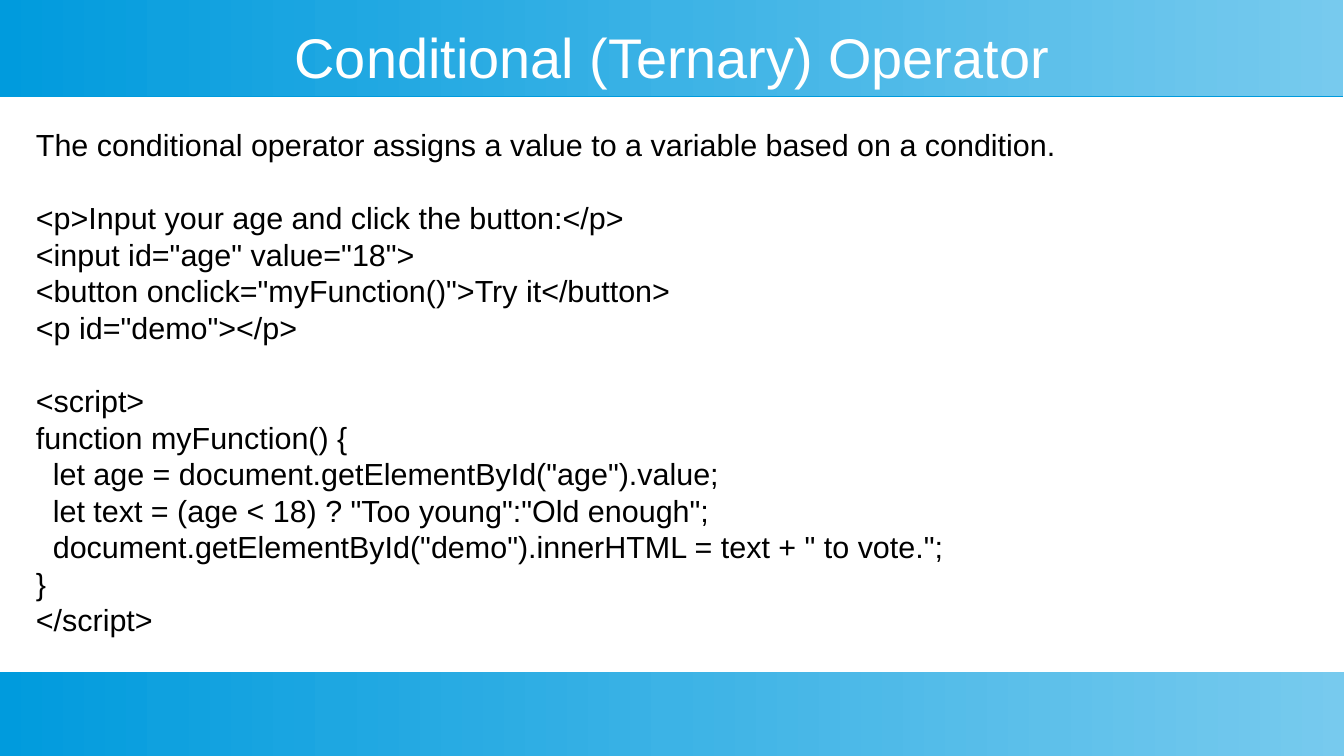
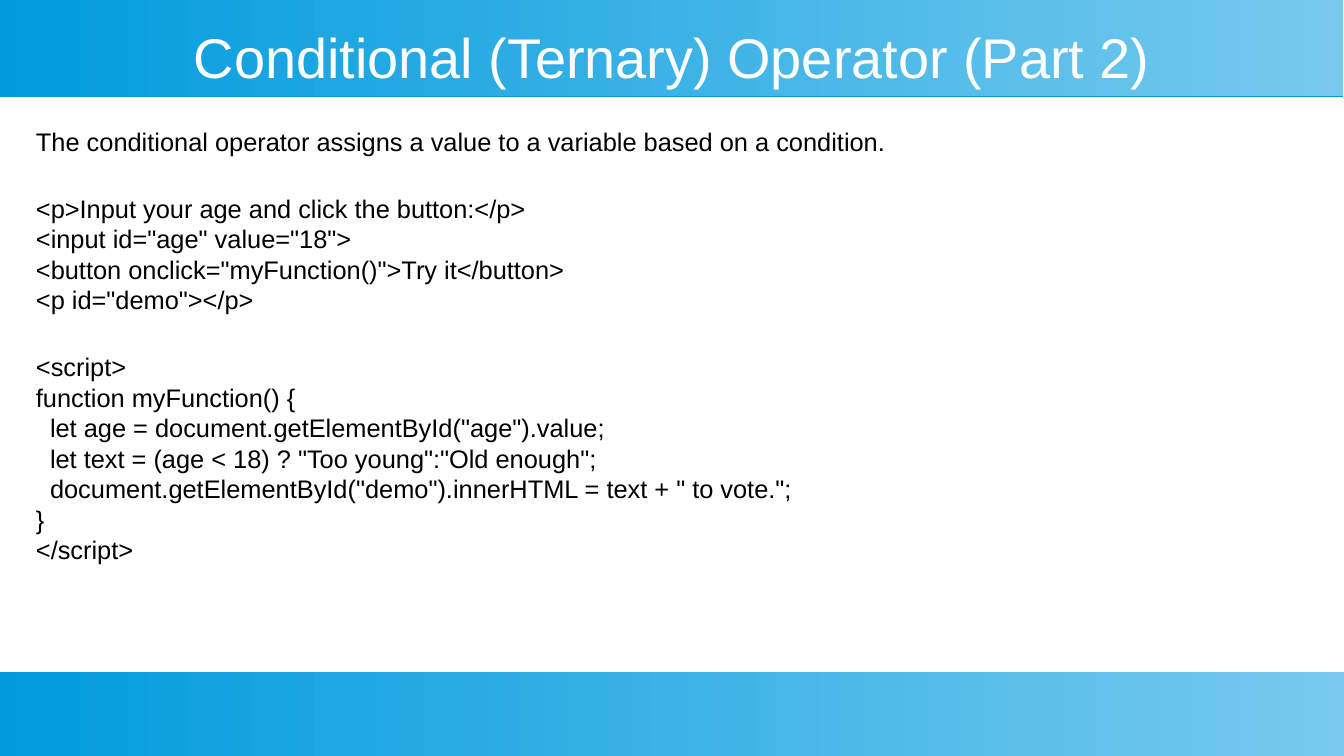
Before and after one commit to ashishjain1547/public_lessons_in_javascript, a slide deck: slide 4 of 3_Operators/special operators.odp (slide 3 before the commit). Drawn at 1344x756 pixels with LibreOffice and Linux fonts; fonts in the diff are those of the drawing. Boxes give left, top, right and bottom in pixels: in the first picture for what was removed or moved away, otherwise in the second. Text is boxed around its words. In the diff, an @@ line names an element or a change of style, - is before the commit and + after.

```diff
--- a/3_Operators/special operators.odp
+++ b/3_Operators/special operators.odp
@@ title at [194,37,1150,88]: text changed @@
-Conditional (Ternary) Operator
+Conditional (Ternary) Operator (Part 2)
@@ text "The conditional operator assigns a ..." at [36,132,885,565]: size 18 to 15 pt @@
```
Also in this commit, not shown: 3 other slides changed, 8 slides added, 37 other files.
